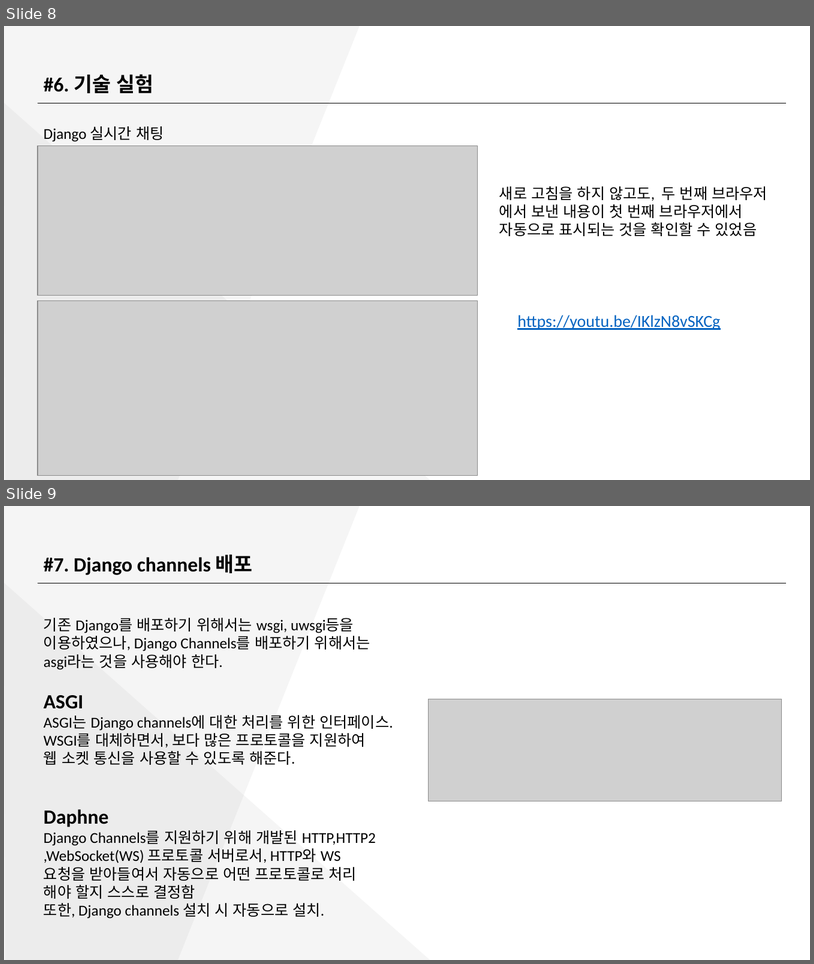
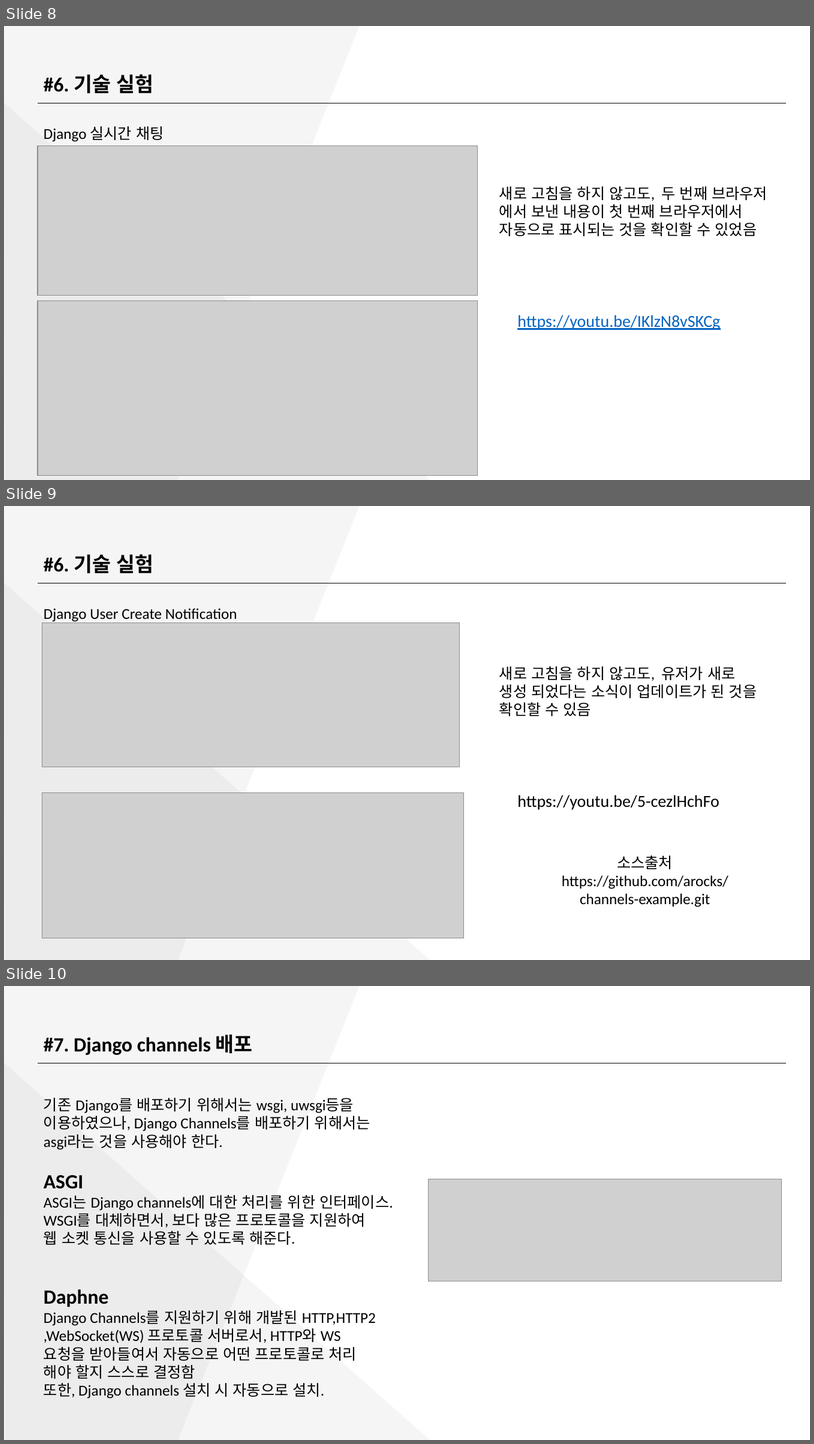
Before and after one commit to jinujeon/ICE_CAP, a slide deck: Docs/개인기술조사_201600784_김준영.pptx. Shown one above the other, each under a label of ours: slides 8 and 9 before the commit, slides 8, 9 and 10 after it. The pictures are 814x964 and 814x1444 pixels, drawn with LibreOffice and Linux fonts; fonts in the diff are those of the drawing; grey boxes stand for pictures. Boxes give left, top, right and bottom in pixels: in the first picture for what was removed or moved away, otherwise in the second. Text is boxed around its words. In the diff, an @@ line names an element or a change of style, - is before the commit and + after.

```diff
--- a/Docs/개인기술조사_201600784_김준영.pptx
+++ b/Docs/개인기술조사_201600784_김준영.pptx
@@ slide 9 added at (x1=4, y1=506, x2=810, y2=960), background #FFFFFF @@
@@ freeform shape added at (x1=4, y1=506, x2=360, y2=960), fill #181717 at 4% opacity @@
@@ text added at (x1=44, y1=554, x2=153, y2=573), 24 pt, text #000000, bold @@
+#6. 기술 실험
@@ freeform shape added at (x1=4, y1=583, x2=431, y2=960), fill #181717 at 4% opacity @@
@@ line added from (38, 583) to (787, 583), #000000 1 pt @@
@@ text added at (x1=44, y1=608, x2=237, y2=623), 18 pt, text #000000 @@
+Django User Create Notification
@@ picture added at (x1=42, y1=623, x2=460, y2=767) @@
@@ text added at (x1=500, y1=666, x2=757, y2=716), 18 pt, text #000000 @@
+새로 고침을 하지 않고도, 유저가 새로
+생성 되었다는 소식이 업데이트가 된 것을 확인할 수 있음
@@ picture added at (x1=42, y1=793, x2=464, y2=937) @@
@@ text added at (x1=518, y1=795, x2=720, y2=810), 20 pt, text #000000 @@
+https://youtu.be/5-cezlHchFo
@@ text added at (x1=562, y1=855, x2=729, y2=907), 18 pt, text #000000 @@
+소스출처
+https://github.com/arocks/channels-example.git
@@ what was slide 9 is now slide 10 @@
```
Also in this commit, not shown: 2 slides changed.
